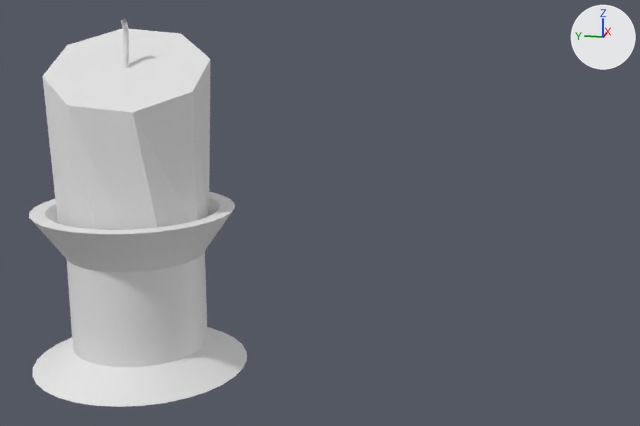
A saved change to the FBX model Assets/_Meshes/Not_tiled/bougie.fbx.
The view is the same before and after, from a 50 mm lens placed at (-7.41, -6.43, 3.38), pointed at (0.0, -4.94, 1.52). The lights are fixed; the arrows at upper right show +X, +Y and +Z.

Before the edit, the objects in view are built like this:
```python
me_cylinder_006 = bpy.data.meshes.new('Cylinder.006')
me_cylinder_006.from_pydata(...)  # 370 vertices, 326 faces; spans x -1.02..0.98, y -1.0..1.0, z -1.22..1.96
# faces by material slot: [164, 162]
me_cylinder_006.materials.append(mat_bougie_004)  # white #e7e7e7
me_cylinder_006.materials.append(mat_holder_002)  # white #e7e7e7
ob_cylinder_005 = bpy.data.objects.new('Cylinder.005', me_cylinder_006)
ob_cylinder_005.location = (0.018, -3.211, 1.215)
```
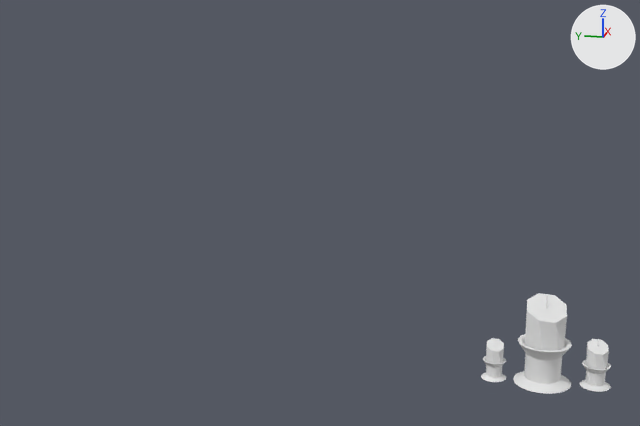
Edits to the bpy script that builds the scene:
```text
Change me_cylinder_006:
    where me_cylinder_006.from_pydata(...)  # 370 vertices, 326 faces; spans x -1.02..0.98, y -1.0..1.0, z -1.22..1.96
    used by ob_cylinder_005; location = (0.018, -3.211, 1.215)
    me_cylinder_006 part 1: the loose piece of 192 vertices spanning x -1.02..0.98, y -1.0..1.0, z -1.22..0.27 is scaled about its middle by 0.129, then moved by (0.02, -0.42, 0.56)
    me_cylinder_006 part 2: the loose piece of 22 vertices spanning x -0.71..0.67, y -0.69..0.67, z 0.1..1.86 is scaled about its middle by 0.129, then moved by (0.02, -0.42, -0.7)
    me_cylinder_006 part 3: the loose piece of 156 vertices spanning x -0.04..0.05, y -0.02..0.03, z 1.52..1.96 is scaled about its middle by 0.129, then moved by (0.0, -0.43, -1.36)
    me_cylinder_006 part 4: the loose piece of 192 vertices spanning x -1.02..0.98, y -1.0..1.0, z -1.22..0.27 is copied, and the copy is scaled about its middle by 0.246, then moved by (0.01, 0.02, 0.65); it spans x -0.25..0.24, y -0.23..0.27, z -0.01..0.36
    me_cylinder_006 part 5: the loose piece of 22 vertices spanning x -0.71..0.67, y -0.69..0.67, z 0.1..1.86 is copied, and the copy is scaled about its middle by 0.246, then moved by (0.02, 0.03, -0.45); it spans x -0.17..0.16, y -0.15..0.19, z 0.32..0.75
    me_cylinder_006 part 6: the loose piece of 192 vertices spanning x -1.02..0.98, y -1.0..1.0, z -1.22..0.27 is copied, and the copy is scaled about its middle by 0.11, then moved by (0.02, 0.44, 0.55); it spans x -0.11..0.11, y 0.33..0.55, z 0.0..0.16
    me_cylinder_006 part 7: the loose piece of 22 vertices spanning x -0.71..0.67, y -0.69..0.67, z 0.1..1.86 is copied, and the copy is scaled about its middle by 0.11, then moved by (0.02, 0.44, -0.74); it spans x -0.08..0.07, y 0.36..0.51, z 0.14..0.33
Change ob_cylinder_005:
    ob_cylinder_005.location: (0.018, -3.211, 1.215) -> (0.018, -6.938, 0.109)
```

Where the change shows, as pixel boxes (x1, y1, x2, y2) in the pictures (640 x 426 px; the box of a moved part takes in the faces that stretch with it):
'Cylinder.005', reshaped, moved (40% narrower, 74% shorter): before (29, 19, 247, 407); after (481, 293, 611, 394)
part 1 of me_cylinder_006, moved or reshaped: before (29, 192, 247, 407); after (579, 360, 611, 392)
part 2 of me_cylinder_006, moved or reshaped: before (42, 28, 210, 230); after (586, 339, 609, 369)
part 3 of me_cylinder_006, moved or reshaped (not visible afterwards): before (121, 19, 129, 69)
part 4 of me_cylinder_006, added: after (513, 334, 572, 394)
part 5 of me_cylinder_006, added: after (525, 293, 567, 351)
part 6 of me_cylinder_006, added: after (481, 356, 506, 382)
part 7 of me_cylinder_006, added: after (486, 338, 504, 364)
